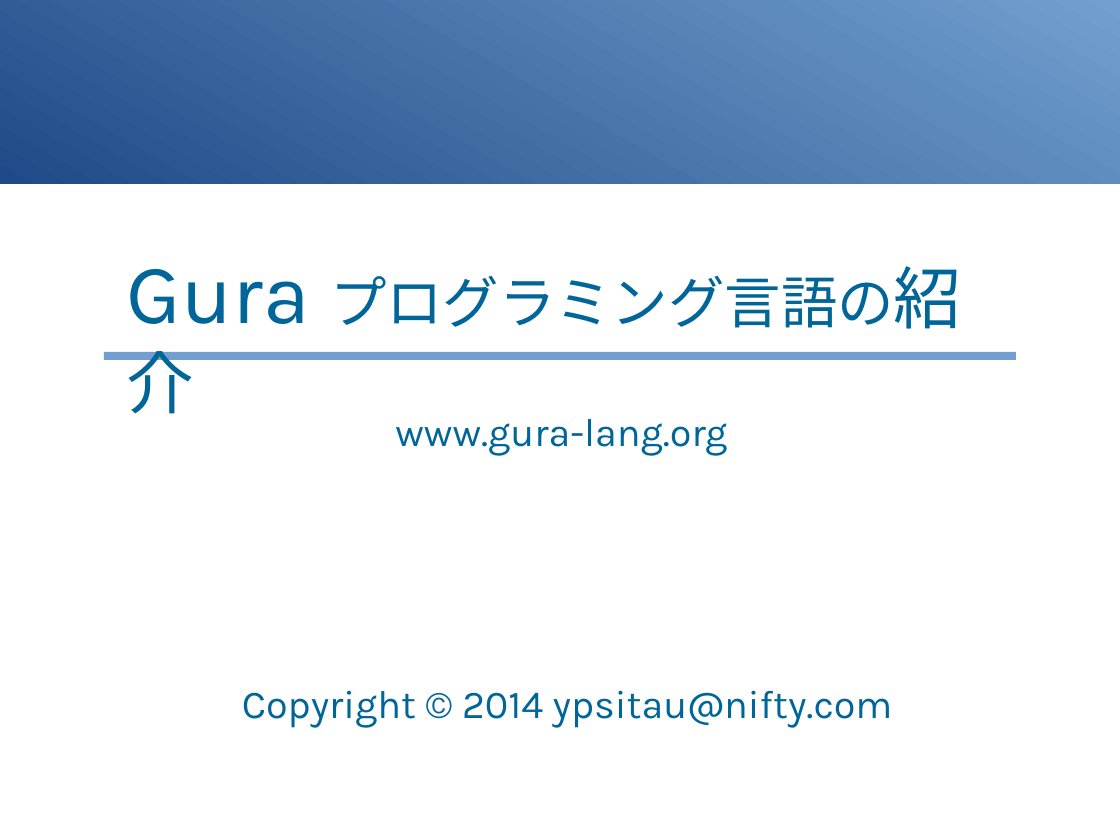
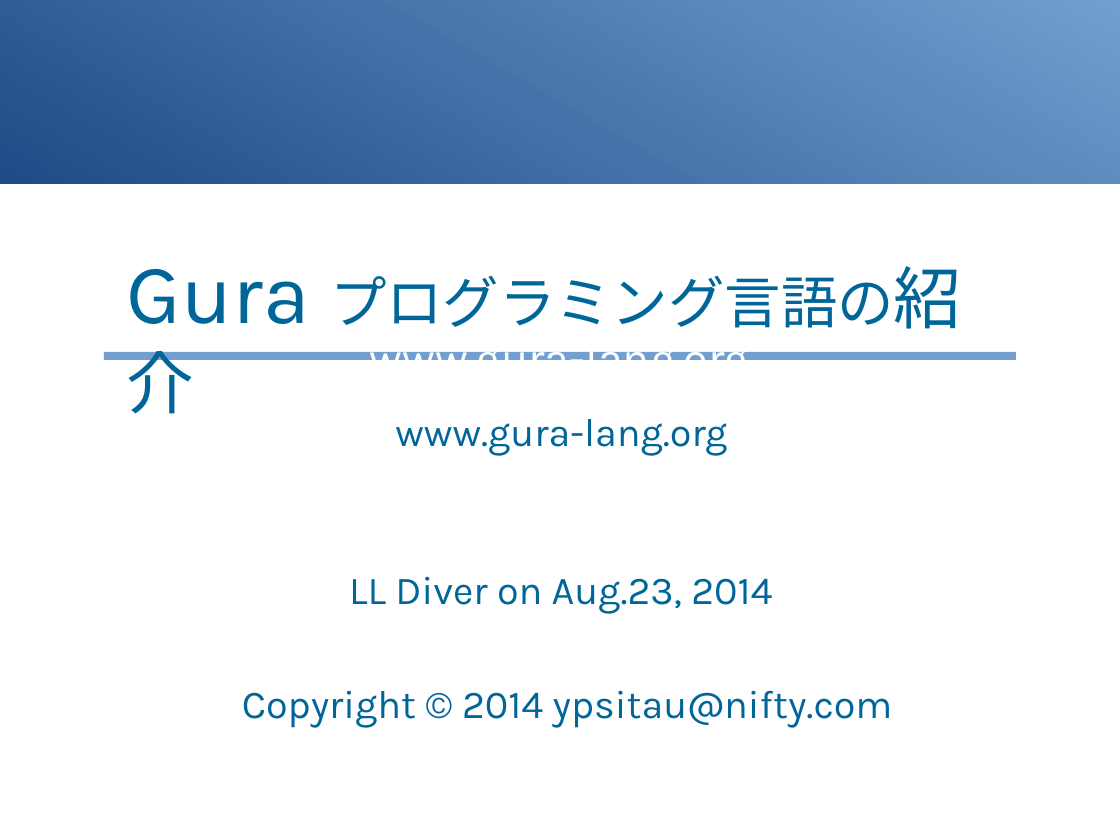
Before and after one commit to gura-lang/gura-doc, a slide deck: slide 1 of presentation/gura-introduction.odp. Drawn at 1120x840 pixels with LibreOffice and Linux fonts; fonts in the diff are those of the drawing. Boxes give left, top, right and bottom in pixels: in the first picture for what was removed or moved away, otherwise in the second. Text is boxed around its words. In the diff, an @@ line names an element or a change of style, - is before the commit and + after.

```diff
--- a/presentation/gura-introduction.odp
+++ b/presentation/gura-introduction.odp
@@ text in rectangle at [370, 352, 750, 360]: text added @@
+www.gura-lang.org
@@ text added at [349, 576, 772, 614], 28 pt, text #006699 @@
+LL Diver on Aug.23, 2014
```
Also in this commit, not shown: 7 other slides changed.
